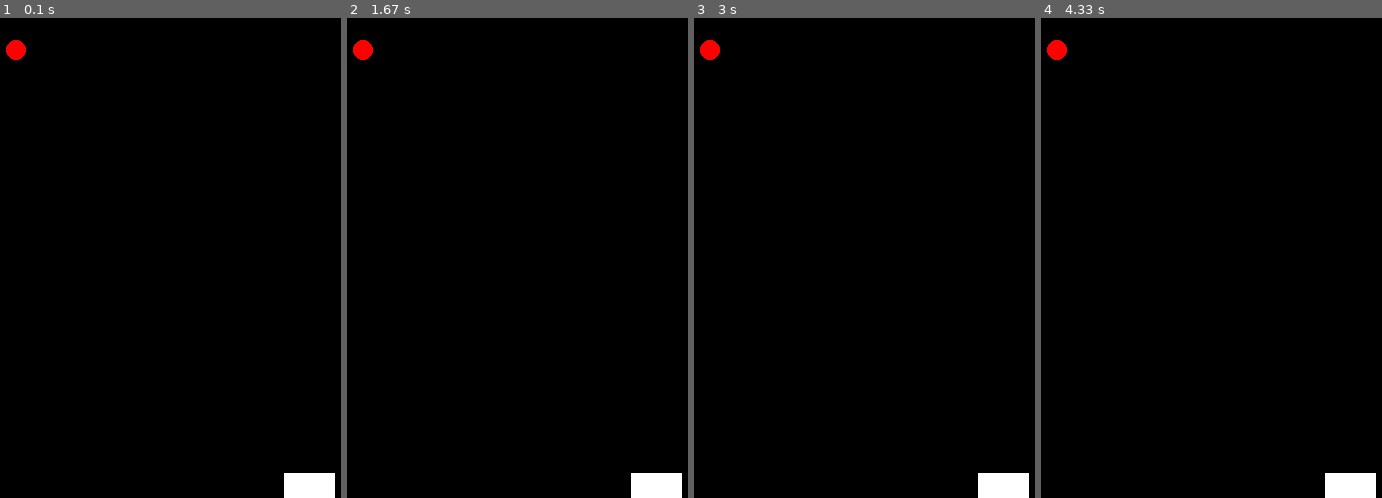
Above: before the commit, frames 1-4 (left to right).
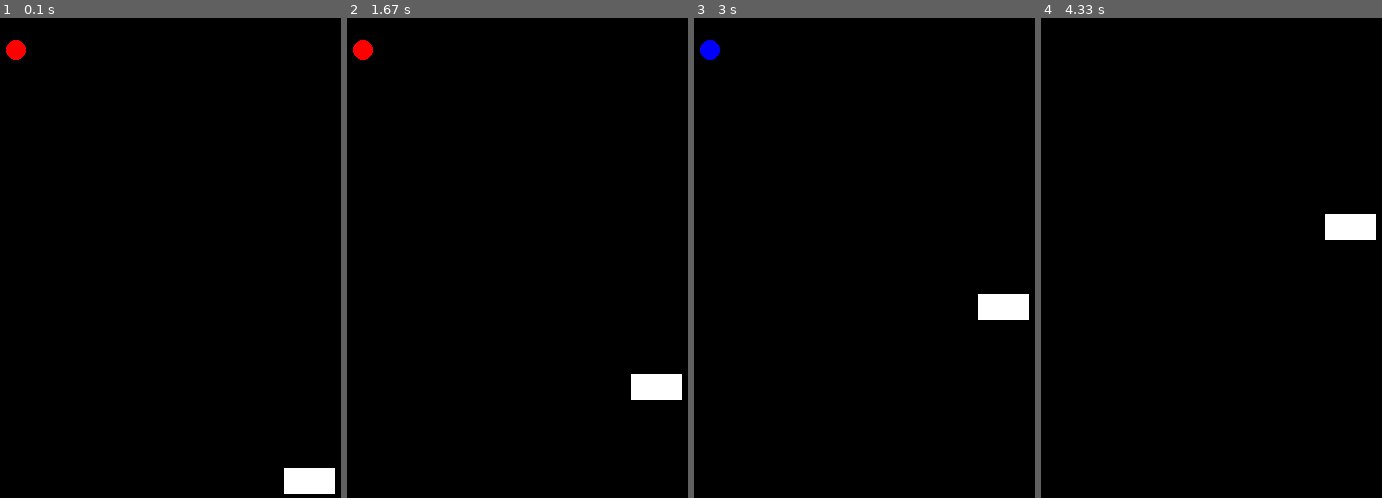
Above: after the commit, the same moments.

Repository: David-Sheehy/pygame_juggling
Game: pygame game, started from juggling/juggling.py
The game is run twice, just before and just after one commit, with the same random seed, the same clock (stepped at 60 frames per second) and the same inputs.
Inputs:
- Up to frame 1 (0.1 s): no input
- Up to frame 2 (1.67 s): no input
- Up to frame 3 (3 s): no input
- Up to frame 4 (4.33 s): no input

The runs differ from the first frame. In frame 1, 0.3% of the frame differs, in the area x 83-99%, y 93-100%; in frame 2, 1.6%; in frame 3, 1.8%, in the area x 1-99%, y 4-100%; in frame 4, 1.8%.

Commit message:
The puck now erases the previous position as it moves.

Diff:
--- a/juggling/config.py
+++ b/juggling/config.py
@@ -6,6 +6,7 @@
 
 
 #color
+BLACK  = (  0,   0,   0)
 WHITE  = (255, 255, 255)
 RED    = (255,   0,   0)
 GREEN  = (0  , 255,   0)
@@ -13,3 +14,4 @@
 PURPLE = (255,   0, 255)
 YELLOW = (255, 255,   0)
 CYAN   = (  0, 255, 255)
+COLORS = [BLACK, WHITE,RED,GREEN,BLUE,PURPLE,YELLOW,CYAN]
--- a/juggling/juggling.py
+++ b/juggling/juggling.py
@@ -2,6 +2,7 @@
 import pygame
 import models
 import config
+import sys
 
 def spawn_ball():
     pass
@@ -15,10 +16,13 @@
     ball = models.Ball()
     puck.set_position([config.WINDOW_SIZE[0]/2,config.WINDOW_SIZE[1]-25])
     ball.pos = [32,32]
+    clock = pygame.time.Clock()
 
 
     # main game loop
     while True:
+        clock.tick(60)
+
         # handle events
         for e in pygame.event.get():
             if e.type == pygame.QUIT:
@@ -26,10 +30,15 @@
 
         # handle input
         # update game state
+        puck.update(w)
+        ball.update()
+
+        # draw stuff
+        puck.draw(w)
+        ball.draw(w)
+
 
         # flip buffer
-        puck.draw(w)
-        ball.draw(w)
         pygame.display.flip()
 
 if __name__ == '__main__':
--- a/juggling/models.py
+++ b/juggling/models.py
@@ -1,17 +1,42 @@
 import pygame
+import config
+import random
 """
 The class definitions for various things
 """
+
+
 class Entity:
+    """
+    The super class for most of the objects in this group.
+    """
+
+
+
     def __init__(self, position=[0,0]):
         self.pos = position
         self.speed = [0,0]
+
+    def set_position(self, position):
+        self.pos = position
+        self.bounds = position
 
     def draw(self, screen):
         """
         Draws the entity to the screen. This should really be overwritten by
         the sub classes.
         """
+        pass
+
+
+    def update(self):
+        """
+        This action should be called whenever the game state updates. In most
+        cases it should move the game pieces.
+
+        It needs to be overwritten by the derived class.
+        """
+        self.color = random.choice(config.COLORS)
         pass
 
 # end Entity definition
@@ -24,9 +49,9 @@
         self.width = 50
         self.height= 25
         # top left, top right, bot left, bot right
-        self.color = (255, 255, 255)
+        self.color = config.WHITE
         self.pos = position
-        self.points = (
+        self.bounds = (
                     self.pos,
                     (self.pos[0],self.height+self.pos[1]),
                     (self.width+self.pos[0],self.height+self.pos[1]),
@@ -34,12 +59,9 @@
 
                 )
 
-    def hello(self):
-        print("hello world from a puck")
-
     def set_position(self, position):
         self.pos = position
-        self.points = (
+        self.bounds = (
                     self.pos,
                     (self.pos[0],self.height+self.pos[1]),
                     (self.width+self.pos[0],self.height+self.pos[1]),
@@ -47,11 +69,25 @@
 
                 )
 
-    def draw(self, screen):
+
+    def move(self,screen, x, y):
+        """
+        Moves the puck by an amount of pixels either x or y. and erases the
+        image at the previous location.
+        """
+        self.draw(screen,config.BLACK)
+        self.set_position((self.pos[0] + x, self.pos[1] - y))
+
+    def update(self, screen):
+        self.move(screen, 0,1)
+
+    def draw(self, screen,color=None):
         """
         """
-        pygame.draw.polygon(screen,self.color,self.points)
-        pass
+        if not color:
+            color = self.color
+
+        pygame.draw.polygon(screen,color,self.bounds)
 
 # end Puck definition
 
@@ -64,8 +100,7 @@
         self.pos = position
         self.speed = [0,-1]
         self.size = 10
-        self.color = (255,0,0)
-
+        self.color = config.RED
 
     def draw(self, screen):
         """
@@ -73,7 +108,4 @@
         """
         pygame.draw.circle(screen, self.color, self.pos, self.size)
 
-    def hello(self):
-        print("hello world from a ball")
-
 # end Ball definition
